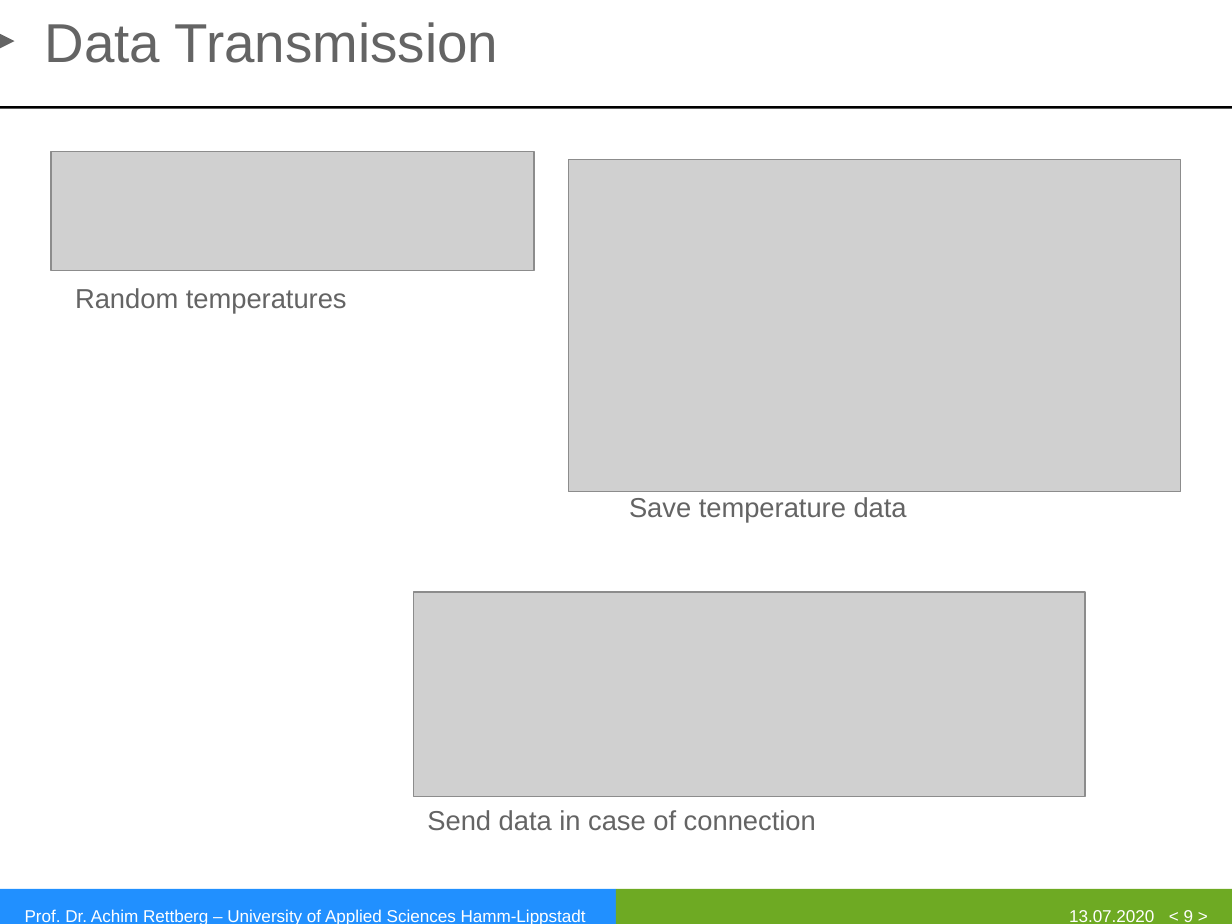
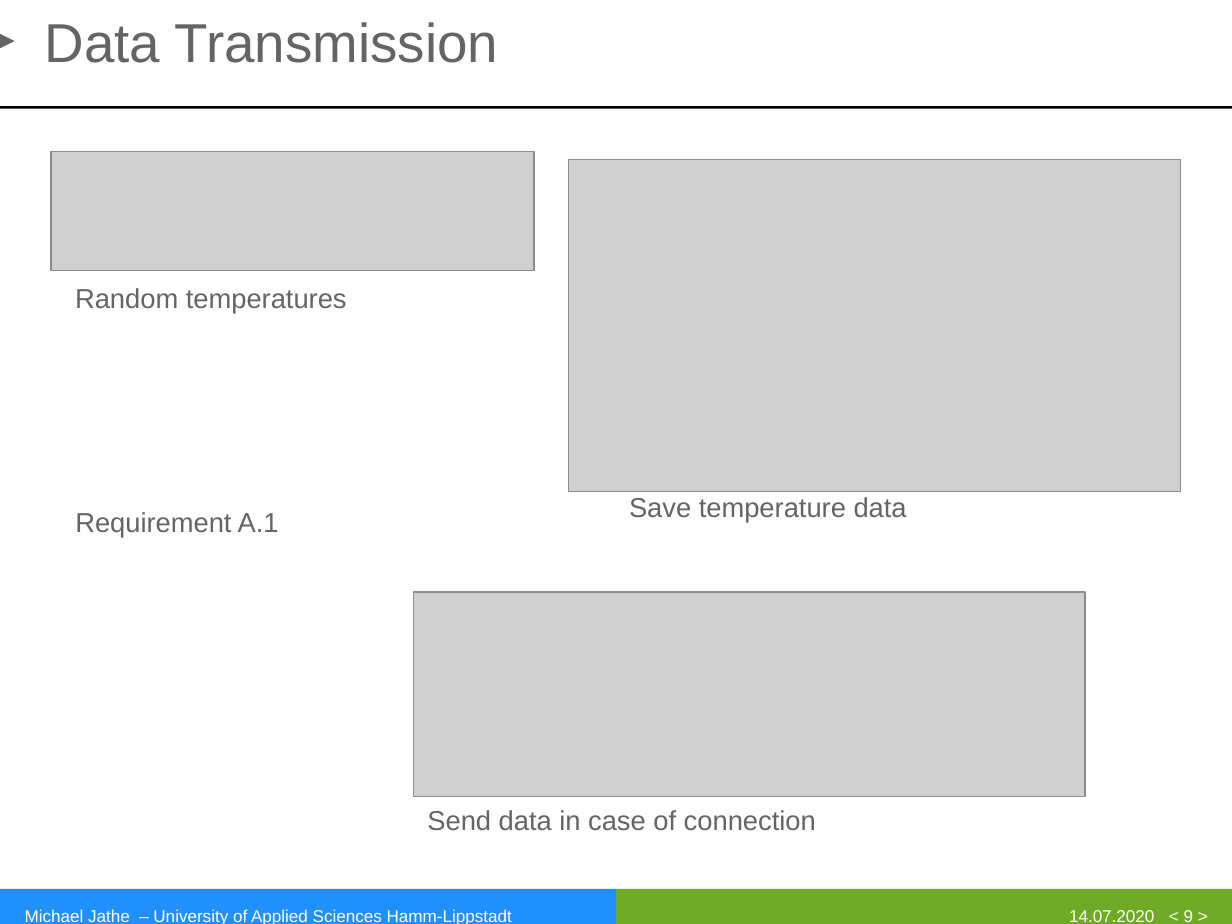
Before and after one commit to mjathe/car_mqtt, a slide deck: slide 9 of Präsentation/Broker redundancy.pptx. Drawn at 1232x924 pixels with LibreOffice and Linux fonts; fonts in the diff are those of the drawing; grey boxes stand for pictures; background and template pictures are left out. Boxes give left, top, right and bottom in pixels: in the first picture for what was removed or moved away, otherwise in the second. Text is boxed around its words. In the diff, an @@ line names an element or a change of style, - is before the commit and + after.

```diff
--- a/Präsentation/Broker redundancy.pptx
+++ b/Präsentation/Broker redundancy.pptx
@@ text added at bbox=[75, 512, 279, 538], 16 pt, text #646464 @@
+Requirement A.1
@@ text at bbox=[25, 909, 512, 924]: text changed @@
-Prof. Dr. Achim Rettberg – University of Applied Sciences Hamm-Lippstadt
+Michael Jathe – University of Applied Sciences Hamm-Lippstadt
@@ text at bbox=[1069, 910, 1154, 922]: text changed @@
-13.07.2020
+14.07.2020
```
Also in this commit, not shown: 11 other slides changed, 1 slide added.
